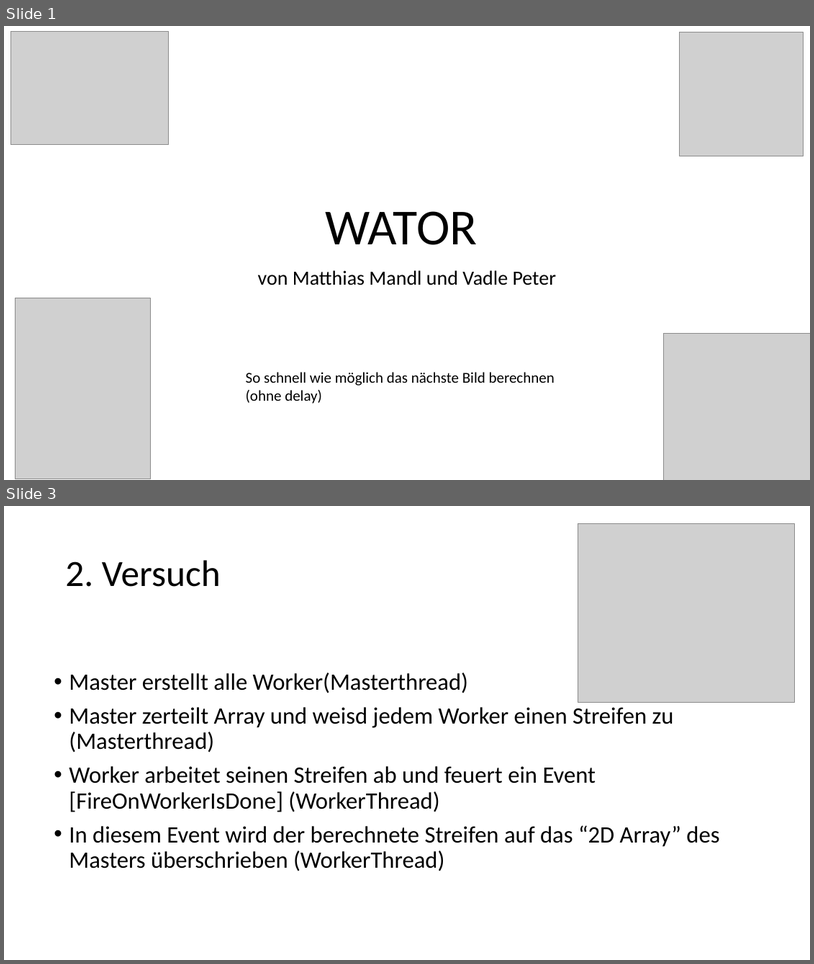
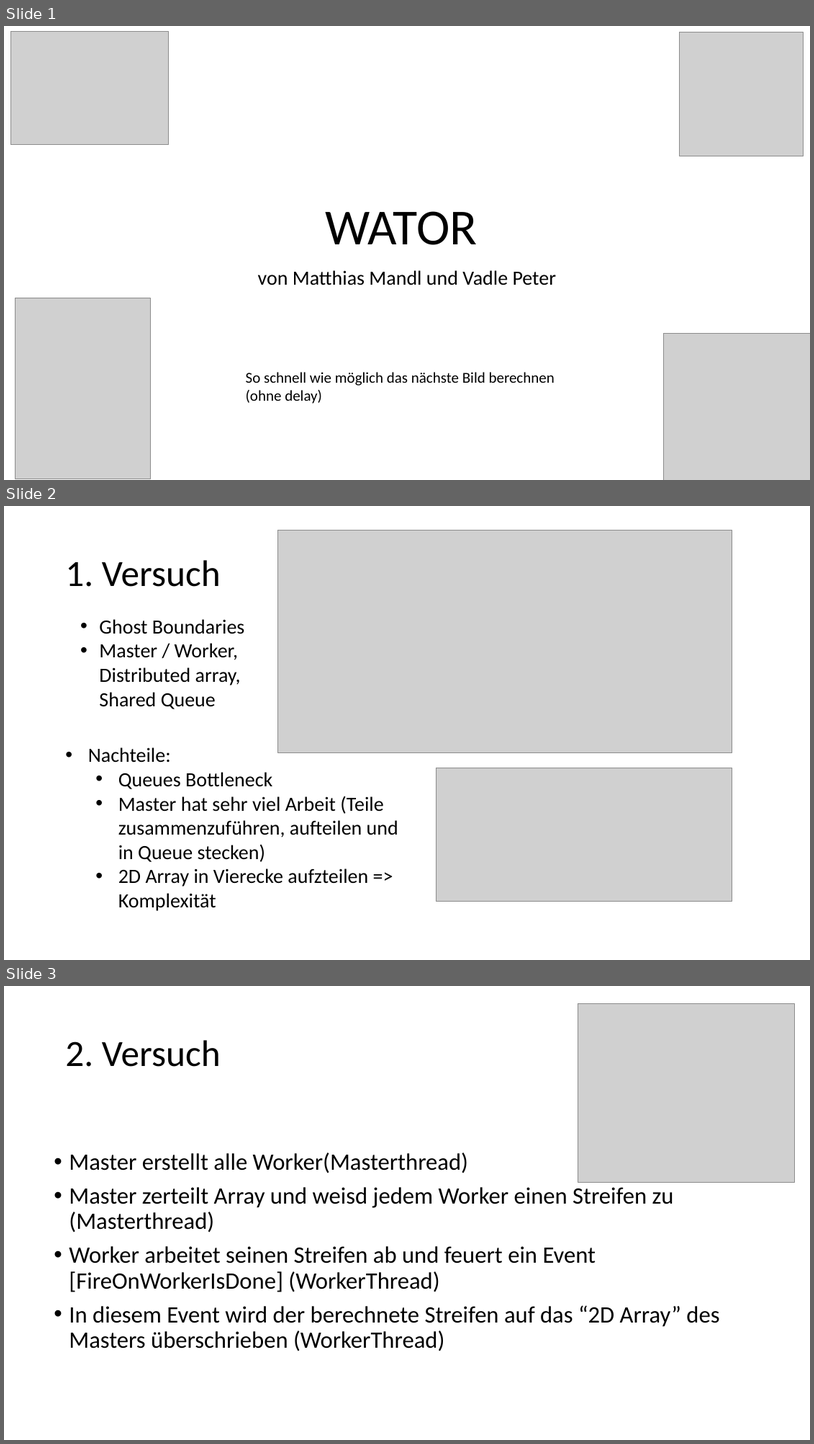
Before and after one commit to BisPeter/WATO, a slide deck: Presentation/presentation.pptx. Shown one above the other, each under a label of ours: slides 1 and 3 before the commit, slides 1, 2 and 3 after it; the slides between them are not shown. The pictures are 814x964 and 814x1444 pixels, drawn with LibreOffice and Linux fonts; fonts in the diff are those of the drawing; grey boxes stand for pictures. Boxes give left, top, right and bottom in pixels: in the first picture for what was removed or moved away, otherwise in the second. Text is boxed around its words. In the diff, an @@ line names an element or a change of style, - is before the commit and + after.

Commit message:
presentation final

```diff
--- a/Presentation/presentation.pptx
+++ b/Presentation/presentation.pptx
@@ slide 2 added at <box>4,506,810,960</box>, background #FFFFFF @@
@@ picture added at <box>278,530,733,752</box> @@
@@ title added at <box>65,560,221,587</box>, 44 pt, text #000000 @@
+1. Versuch
@@ text added at <box>99,619,245,709</box>, 24 pt, text #000000 @@
+• Ghost Boundaries
+• Master / Worker, Distributed array, Shared Queue
@@ text added at <box>88,747,399,911</box>, 24 pt, text #000000 @@
+• Nachteile:
+  • Queues Bottleneck
+  • Master hat sehr viel Arbeit (Teile zusammenzuführen, aufteilen und in Queue stecken)
+  • 2D Array in Vierecke aufzteilen => Komplexität
@@ picture added at <box>437,767,733,901</box> @@
```
Also in this commit, not shown: 1 slide removed.
